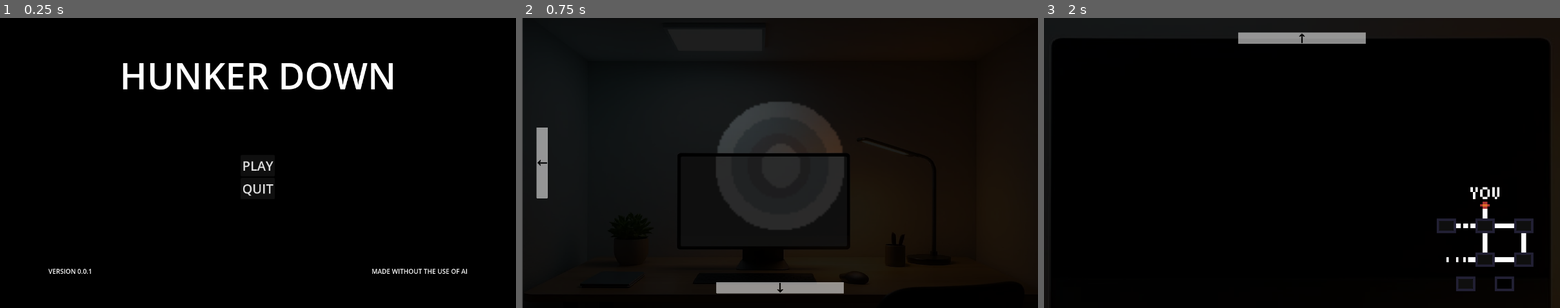
Above: before the commit, frames 1-3 (left to right).
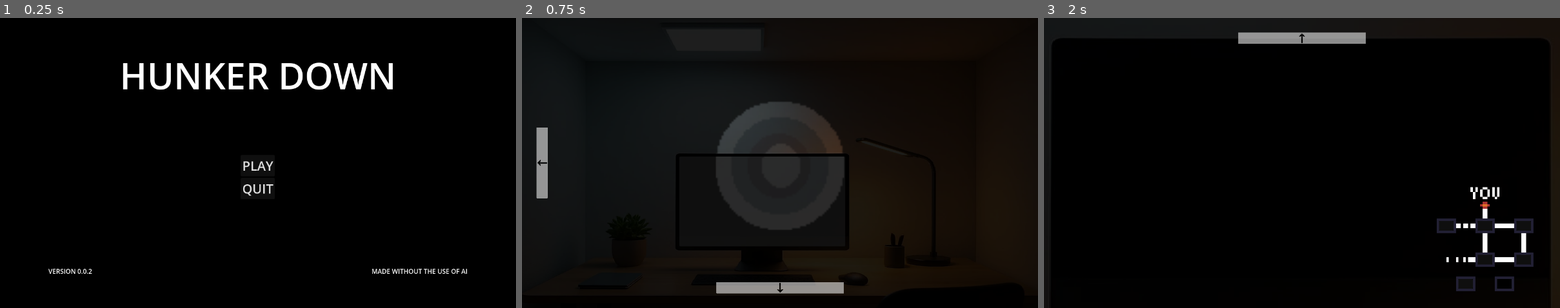
Above: after the commit, the same moments.

Repository: AwesomeYT2005/five-nights-with-monsters
Game: Godot game, scene res://scenes/main.tscn
Same seed, same stepped clock (60 frames per second), same inputs: the game is played once before the commit and once after it. Video files are missing from this copy of the repository; at most half a second of black plays in their place. Sound files missing from this copy of the repository are replaced by a short silence.
Inputs (mouse positions are in pixels of both pictures, inside the frame that each line leads up to):
- Up to frame 1 (0.25 s): no input
- Up to frame 2 (0.75 s): click "PLAY" at 0.5 s
- Up to frame 3 (2 s): click (1286, 200) at 1.25 s

The runs differ from the first frame. In frame 1, less than 0.1% of the frame differs, in the area x 17-18%, y 86-89%; in frame 2, 0.2%, in the area x 0-62%, y 0-100%; in frame 3, nothing differs.

Commit message:
Bugfix
Fixed window resizing at fullscreen and Chirrup movement issue.

Diff:
--- a/project.godot
+++ b/project.godot
@@ -19,6 +19,7 @@
 
 window/size/viewport_width=1280
 window/size/viewport_height=720
+window/size/resizable=false
 
 [editor_plugins]
 
--- a/scenes/levels/level.tscn
+++ b/scenes/levels/level.tscn
@@ -92,9 +92,9 @@
 shape = SubResource("RectangleShape2D_7pb6i")
 
 [node name="PCScreen" type="Button" parent="Locations/Desk/MovementAreas"]
-offset_left = 394.0
+offset_left = 390.0
 offset_top = 344.0
-offset_right = 806.0
+offset_right = 802.0
 offset_bottom = 567.0
 
 [node name="Backdoor" type="Camera2D" parent="Locations"]
--- a/scenes/menu/camera_map.tscn
+++ b/scenes/menu/camera_map.tscn
@@ -180,6 +180,8 @@
 "speed": 5.0
 }]
 
+[sub_resource type="RectangleShape2D" id="RectangleShape2D_mh6d6"]
+
 [sub_resource type="AtlasTexture" id="AtlasTexture_ymivg"]
 atlas = ExtResource("1_ymivg")
 region = Rect2(0, 64, 64, 64)
@@ -251,13 +253,18 @@
 
 [node name="Chirrup" type="Node2D" parent="Terrain/Enemies"]
 
-[node name="Chirrup" parent="Terrain/Enemies/Chirrup" instance=ExtResource("18_navta")]
-position = Vector2(-1750, 300)
-scale = Vector2(13.282588, 7.3107834)
-
 [node name="Laugh" type="AudioStreamPlayer2D" parent="Terrain/Enemies/Chirrup"]
 stream = ExtResource("19_sio3c")
 volume_db = -10.0
+
+[node name="Chirrup" type="AnimatableBody2D" parent="Terrain/Enemies/Chirrup"]
+
+[node name="Chirrup" parent="Terrain/Enemies/Chirrup/Chirrup" instance=ExtResource("18_navta")]
+position = Vector2(-1750, 300)
+scale = Vector2(13.282588, 7.310783)
+
+[node name="CollisionShape2D" type="CollisionShape2D" parent="Terrain/Enemies/Chirrup/Chirrup"]
+shape = SubResource("RectangleShape2D_mh6d6")
 
 [node name="EnemyTimers" type="Node" parent="Terrain"]
 
--- a/scenes/menu/main_menu.tscn
+++ b/scenes/menu/main_menu.tscn
@@ -63,7 +63,7 @@
 [node name="Version" type="Label" parent="MarginContainer/VBoxContainer/HBoxContainer"]
 layout_mode = 2
 size_flags_vertical = 8
-text = "VERSION 0.0.1"
+text = "VERSION 0.0.2"
 
 [node name="Disclaimer" type="Label" parent="MarginContainer/VBoxContainer/HBoxContainer"]
 layout_mode = 2
--- a/scripts/levels/camera_map.gd
+++ b/scripts/levels/camera_map.gd
@@ -21,7 +21,7 @@
 #Chirrup dependencies
 var chirrup_pos_x
 var chirrup_pos_y
-@onready var chirrup: Sprite2D = $Terrain/Enemies/Chirrup/Chirrup
+@onready var chirrup: AnimatableBody2D = $Terrain/Enemies/Chirrup/Chirrup
 @onready var c_s_timer: Timer = $Terrain/EnemyTimers/Chirrup/SpawnTimer
 @onready var c_stop_timer: Timer = $Terrain/EnemyTimers/Chirrup/StoppingTimer
 @onready var c_laugh: AudioStreamPlayer2D = $Terrain/Enemies/Chirrup/Laugh
@@ -60,14 +60,17 @@
 	else:
 		d_footsteps.volume_db = 10
 
-	#Chirrup behaviour
-	if chirrup_stage == 1 and chirrup.position.y > -75 and c_stop_timer.is_stopped():
-		chirrup.position.y -= 0.10
-	elif chirrup_stage == 0 or !c_stop_timer.is_stopped():
+func _physics_process(delta: float) -> void:
+
+		#Chirrup behaviour
+	if chirrup_stage == 0 or !c_stop_timer.is_stopped():
 		pass
+	elif chirrup_stage == 1 and chirrup.position.y > -370 and c_stop_timer.is_stopped():
+		chirrup.position.y -= 40 * delta
 	elif chirrup_stage == 2:
+		window_area.monitoring = false
 		if chirrup.position.y < chirrup_pos_y:
-			chirrup.position.y += 0.2
+			chirrup.position.y += 80 * delta
 		else:
 			chirrup_stage = 0
 			chirrup.position.y = chirrup_pos_y
@@ -185,4 +188,3 @@
 
 func _on_stopping_timer_timeout() -> void:
 	chirrup_stage = 2
-	window_area.monitoring = false
Binary file changed: assets/images/terrain/tempdesk.png
Not shown, changed: export_presets.cfg
Not shown: 1 places in scenes/menu/camera_map.tscn that only renumber resources
Not shown, removed: Versions/androidkeystore/debug.hunker
